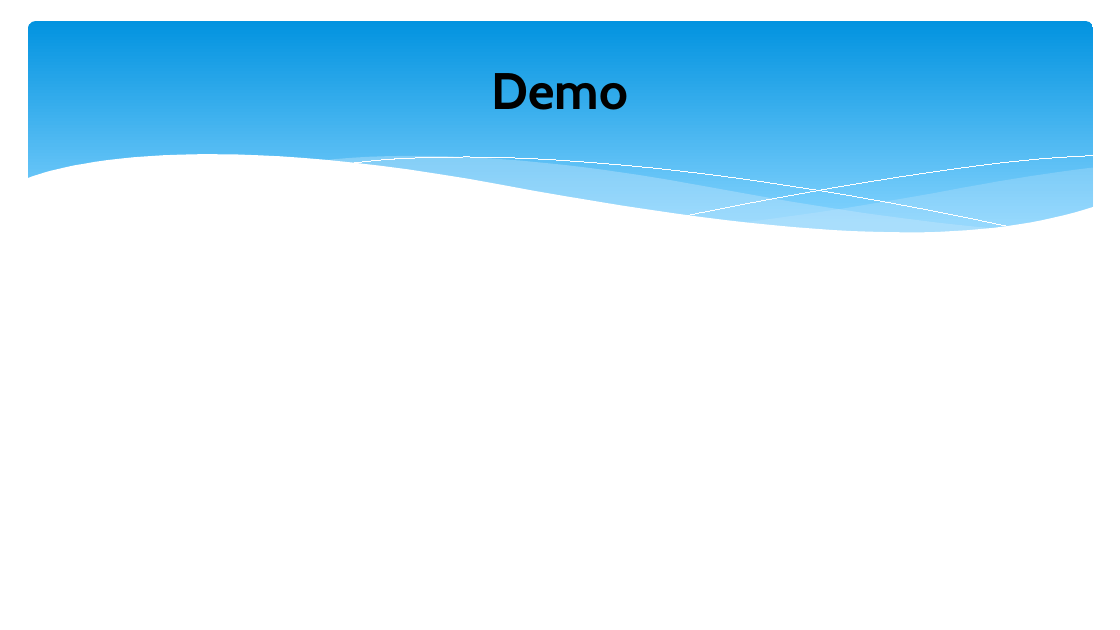
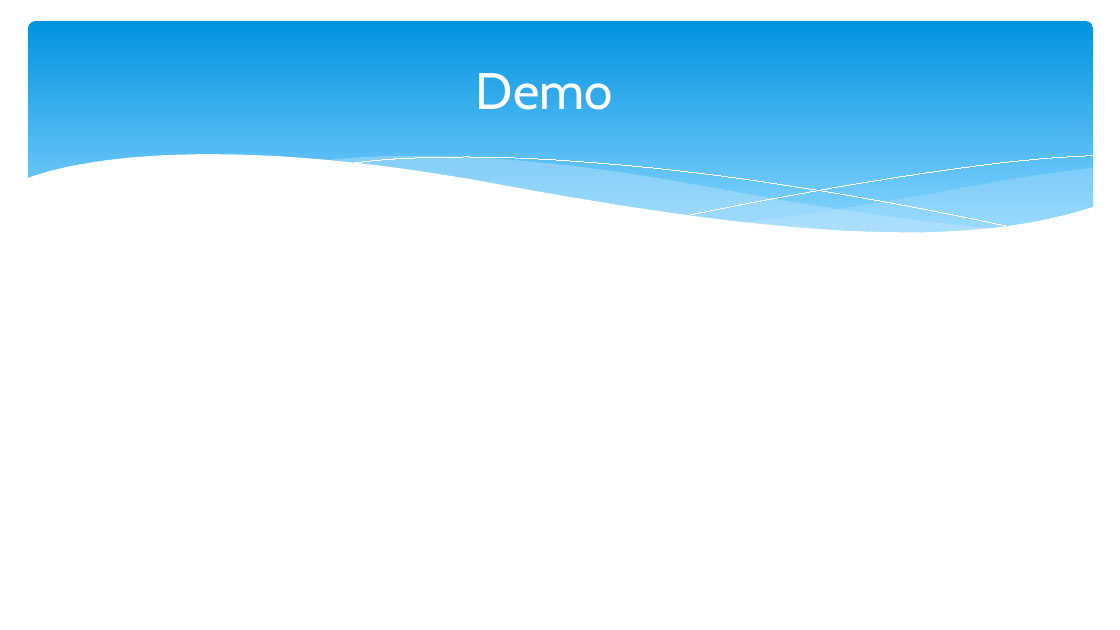
Before and after one commit to Gene-He/ChatApp, a slide deck: slide 17 of src/main/resources/HW10PPT.pptx (slide 15 before the commit). Drawn at 1120x630 pixels with LibreOffice and Linux fonts; fonts in the diff are those of the drawing. Boxes give left, top, right and bottom in pixels: in the first picture for what was removed or moved away, otherwise in the second. Text is boxed around its words. In the diff, an @@ line names an element or a change of style, - is before the commit and + after.

Commit message:
updatePPT

```diff
--- a/src/main/resources/HW10PPT.pptx
+++ b/src/main/resources/HW10PPT.pptx
@@ title "Demo" at [476, 73, 613, 110]: text colour #000000 to #FFFFFF, bold off @@
```
Also in this commit, not shown: 2 slides added.
